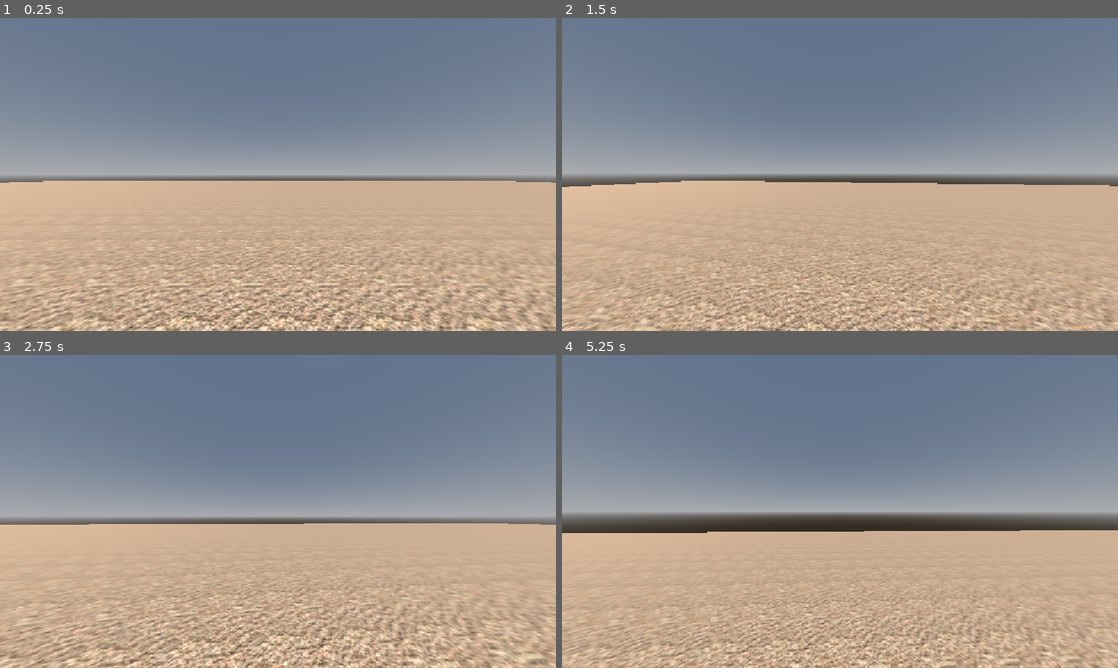
Above: before the commit, frames 1-4 (two rows, left to right).
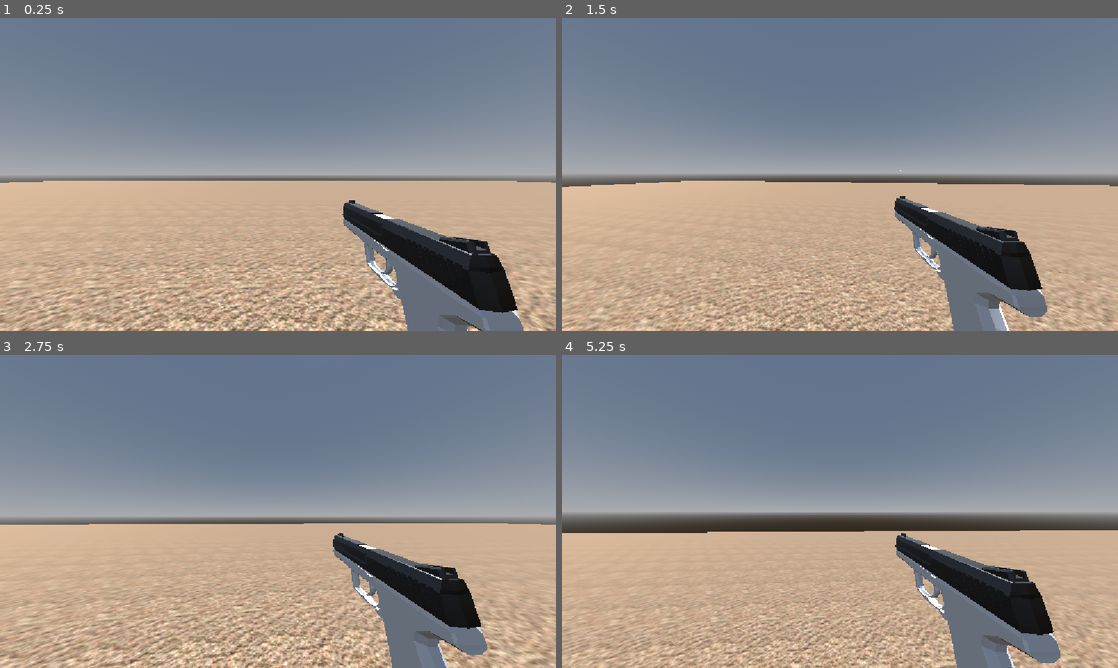
Above: after the commit, the same moments.

Repository: alekspech/first-person-shooter
Game: Godot game, scene res://world.tscn
The game is run twice, just before and just after one commit, with the same random seed, the same clock (stepped at 60 frames per second) and the same inputs.
Inputs (mouse positions are in pixels of both pictures, inside the frame that each line leads up to):
- Up to frame 1 (0.25 s): no input
- Up to frame 2 (1.5 s): move the mouse to (867, 174) at 0.52 s; press the mouse at (867, 174) at 0.53 s; hold W (move_forward) from 0.53 s (still down); tap Space (jump) at 0.77 s; move the mouse to (812, 174) at 1.27 s; release the mouse at (812, 174) at 1.28 s; tap Shift (sprint) at 1.35 s
- Up to frame 3 (2.75 s): keep holding W (move_forward); tap Space (jump) at 1.52 s; click (250, 511) at 1.55 s; move the mouse to (289, 505) at 2.02 s; press the mouse at (289, 505) at 2.03 s
- Up to frame 4 (5.25 s): keep holding W (move_forward); move the mouse to (834, 517) at 2.77 s; release the mouse at (834, 517) at 2.78 s; click (834, 517) at 2.85 s; tap Space (jump) at 3.02, 3.77, 4.52 s; move the mouse to (878, 514) at 3.52 s; press the mouse at (878, 514) at 3.53 s; tap Shift (sprint) at 3.6 s; move the mouse to (795, 508) at 4.27 s; release the mouse at (795, 508) at 4.28 s; click (795, 508) at 4.35 s; move the mouse to (845, 511) at 5.02 s; press the mouse at (845, 511) at 5.03 s

The runs differ from the first frame. In frame 1, 15% of the frame differs, in the area x 0-100%, y 52-100%; in frame 2, 6.2%; in frame 3, 6.3%; in frame 4, 6.8%.

Commit message:
сделали стреляющий пистолет

Diff:
--- /dev/null
+++ b/Scenes/bullet.tscn
@@ -0,0 +1,22 @@
+[gd_scene format=3 uid="uid://c2y446tf4b54x"]
+
+[ext_resource type="Script" uid="uid://0nmh2xq8qwtx" path="res://bullet.gd" id="1_xjght"]
+
+[sub_resource type="StandardMaterial3D" id="StandardMaterial3D_xrivr"]
+albedo_color = Color(0.8781958, 0.6760419, 0.28303075, 1)
+emission_enabled = true
+emission = Color(0.655281, 0.5507132, 0.23938411, 1)
+emission_energy_multiplier = 16.0
+
+[sub_resource type="BoxMesh" id="BoxMesh_xrivr"]
+material = SubResource("StandardMaterial3D_xrivr")
+size = Vector3(0.1, 0.1, 1)
+
+[node name="Bullet" type="Node3D" unique_id=1375358853]
+script = ExtResource("1_xjght")
+
+[node name="RayCast3D" type="RayCast3D" parent="." unique_id=1007799414]
+target_position = Vector3(0, 0, -0.6)
+
+[node name="MeshInstance3D" type="MeshInstance3D" parent="." unique_id=1866333979]
+mesh = SubResource("BoxMesh_xrivr")
--- /dev/null
+++ b/Scenes/usp.tscn
@@ -0,0 +1,59 @@
+[gd_scene format=3 uid="uid://tkqowjlmh418"]
+
+[ext_resource type="PackedScene" uid="uid://jcbue1ugn0b0" path="res://Models/USP/USP.fbx" id="1_bwxv3"]
+
+[sub_resource type="StandardMaterial3D" id="StandardMaterial3D_aqk2v"]
+albedo_color = Color(0.3779188, 0.3779189, 0.37791875, 1)
+metallic = 1.0
+metallic_specular = 0.28
+roughness = 0.29
+
+[sub_resource type="Animation" id="Animation_bwxv3"]
+length = 0.001
+tracks/0/type = "value"
+tracks/0/imported = false
+tracks/0/enabled = true
+tracks/0/path = NodePath(".:position")
+tracks/0/interp = 1
+tracks/0/loop_wrap = true
+tracks/0/keys = {
+"times": PackedFloat32Array(0),
+"transitions": PackedFloat32Array(1),
+"update": 0,
+"values": [Vector3(0, 0, 0)]
+}
+
+[sub_resource type="Animation" id="Animation_e5fxh"]
+resource_name = "Shoot"
+length = 0.1
+tracks/0/type = "value"
+tracks/0/imported = false
+tracks/0/enabled = true
+tracks/0/path = NodePath(".:position")
+tracks/0/interp = 1
+tracks/0/loop_wrap = true
+tracks/0/keys = {
+"times": PackedFloat32Array(0, 0.01, 0.1),
+"transitions": PackedFloat32Array(1, 1, 1),
+"update": 0,
+"values": [Vector3(0, 0, 0), Vector3(0, 0, 0.05), Vector3(0, 0, 0)]
+}
+
+[sub_resource type="AnimationLibrary" id="AnimationLibrary_k0fq7"]
+_data = {
+&"RESET": SubResource("Animation_bwxv3"),
+&"Shoot": SubResource("Animation_e5fxh")
+}
+
+[node name="USP" unique_id=616665079 instance=ExtResource("1_bwxv3")]
+transform = Transform3D(0.1, 0, 0, 0, 0.1, 0, 0, 0, 0.1, 0, 0, 0)
+
+[node name="Cube" parent="." index="3" unique_id=938295999]
+surface_material_override/0 = SubResource("StandardMaterial3D_aqk2v")
+
+[node name="AnimationPlayer" type="AnimationPlayer" parent="." index="4" unique_id=1983305380]
+libraries/ = SubResource("AnimationLibrary_k0fq7")
+
+[node name="RayCast3D" type="RayCast3D" parent="." index="5" unique_id=596035782]
+transform = Transform3D(1, 0, 0, 0, 1, 0, 0, 0, 1, 0, 2.2764494, -3.7897043)
+target_position = Vector3(0, 0, -1)
--- /dev/null
+++ b/bullet.gd
@@ -0,0 +1,13 @@
+extends Node3D
+const SPEED = 400.0
+@onready var mesh = $MeshInstance3D
+@onready var ray = $RayCast3D
+
+# Called when the node enters the scene tree for the first time.
+func _ready() -> void:
+	pass # Replace with function body.
+
+
+# Called every frame. 'delta' is the elapsed time since the previous frame.
+func _process(delta: float) -> void:
+	position += transform.basis * Vector3(0,0,-SPEED) * delta
--- a/player.gd
+++ b/player.gd
@@ -11,8 +11,13 @@
 var t_bob = 0.0
 const BASE_FOV = 90
 const CHANGE_FOV = 1.5
+
+var bullet_scene = load("res://Scenes/bullet.tscn")
+var bullet
 @onready var head = $Head
 @onready var camera = $Head/Camera3D
+@onready var weapon_animation = $Head/Camera3D/WeaponPosition/USP/AnimationPlayer
+@onready var weapon_barrel = $Head/Camera3D/WeaponPosition/USP/RayCast3D
 
 func _ready() -> void:
 	Input.mouse_mode = Input.MOUSE_MODE_CAPTURED
@@ -57,6 +62,13 @@
 	var velocity_clamped = clamp(velocity.length(), 0.5, SPRINT_SPEED * 2)
 	var target_fov = BASE_FOV + CHANGE_FOV * velocity_clamped
 	camera.fov =  lerp(camera.fov, target_fov, delta * 8)
+	if Input.is_action_pressed("shoot"):
+		if !weapon_animation.is_playing():
+			weapon_animation.play("Shoot")
+			bullet = bullet_scene.instantiate()
+			bullet.position = weapon_barrel.global_position
+			bullet.transform.basis = weapon_barrel.global_transform.basis
+			get_parent().add_child(bullet)
 	move_and_slide()
 
 func _headbob (time) -> Vector3:
--- a/project.godot
+++ b/project.godot
@@ -53,6 +53,11 @@
 "events": [Object(InputEventKey,"resource_local_to_scene":false,"resource_name":"","device":16,"window_id":0,"alt_press …(195 unchanged characters)…
 ]
 }
+shoot={
+"deadzone": 0.2,
+"events": [Object(InputEventMouseButton,"resource_local_to_scene":false,"resource_name":"","device":-1,"window_id":0,"alt_pressed":false,"shift_pressed":false,"ctrl_pressed":false,"meta_pressed":false,"button_mask":0,"position":Vector2(0, 0),"global_position":Vector2(0, 0),"factor":1.0,"button_index":1,"canceled":false,"pressed":false,"double_click":false,"script":null)
+]
+}
 
 [physics]
 
--- a/world.tscn
+++ b/world.tscn
@@ -2,6 +2,7 @@
 
 [ext_resource type="Script" uid="uid://p64bod06c7vu" path="res://player.gd" id="1_f3sb7"]
 [ext_resource type="Texture2D" uid="uid://b1b4a1qwq3tad" path="res://O5NY870.jpg" id="1_fj7yv"]
+[ext_resource type="PackedScene" uid="uid://tkqowjlmh418" path="res://Scenes/usp.tscn" id="3_aqk2v"]
 [ext_resource type="PackedScene" uid="uid://r0khjnt0yuin" path="res://Models/Crypt/Crypt.tscn" id="3_tlwt5"]
 
 [sub_resource type="ProceduralSkyMaterial" id="ProceduralSkyMaterial_f3sb7"]
@@ -55,6 +56,12 @@
 transform = Transform3D(1, 0, 0, 0, 1, 0, 0, 0, 1, 0, 1.5343589, 0)
 
 [node name="Camera3D" type="Camera3D" parent="Player/Head" unique_id=875542742]
+fov = 68.3
+
+[node name="WeaponPosition" type="Node3D" parent="Player/Head/Camera3D" unique_id=1335591081]
+transform = Transform3D(1, 0, 0, 0, 1, 0, 0, 0, 1, 0.4545225, -0.44272804, -0.6652734)
+
+[node name="USP" parent="Player/Head/Camera3D/WeaponPosition" unique_id=616665079 instance=ExtResource("3_aqk2v")]
 
 [node name="crypt3" parent="." unique_id=809256852 instance=ExtResource("3_tlwt5")]
 transform = Transform3D(1, 0, 0, 0, 1, 0, 0, 0, 1, -0.8112526, 7.218321, 39.857174)
Not shown, added: bullet.gd.uid
